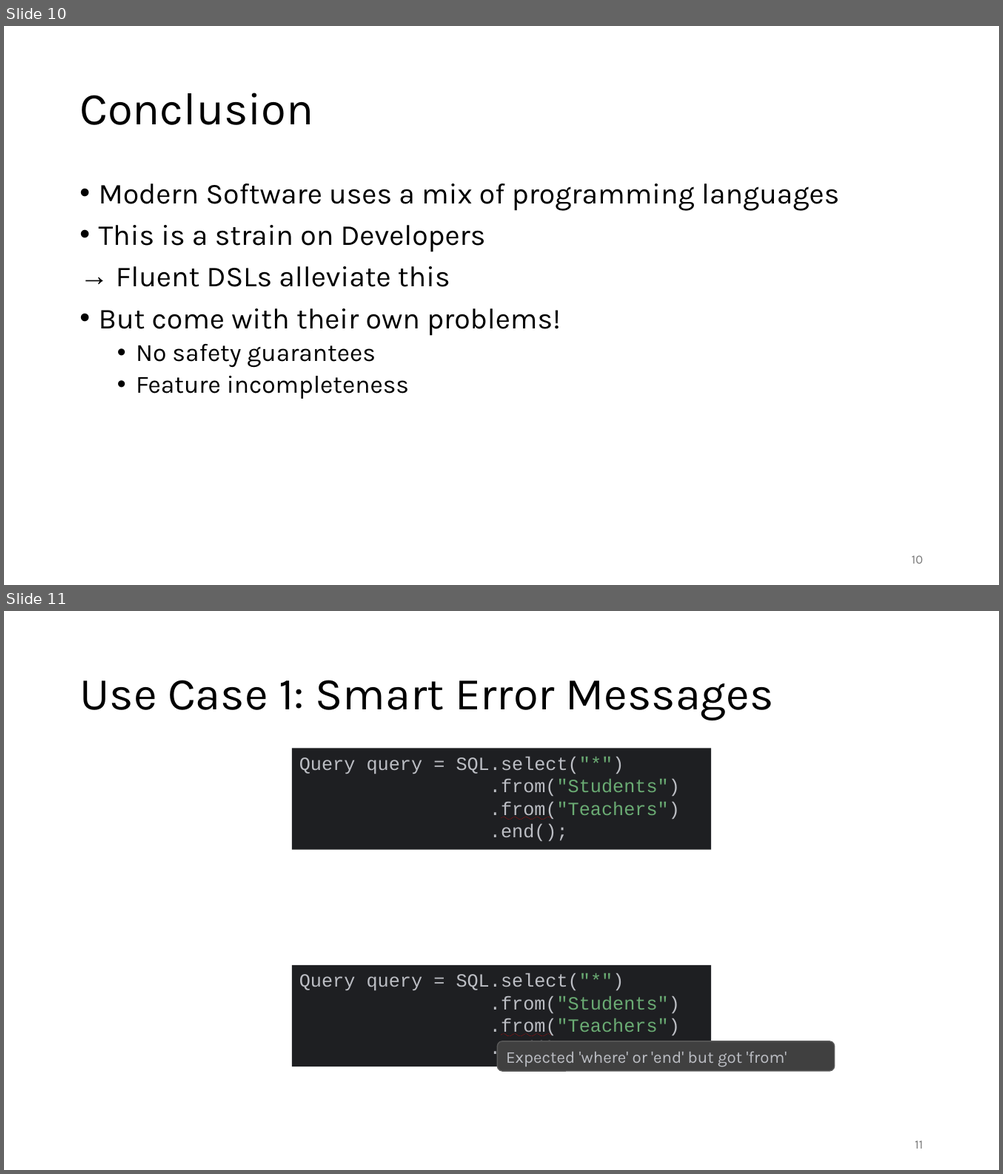
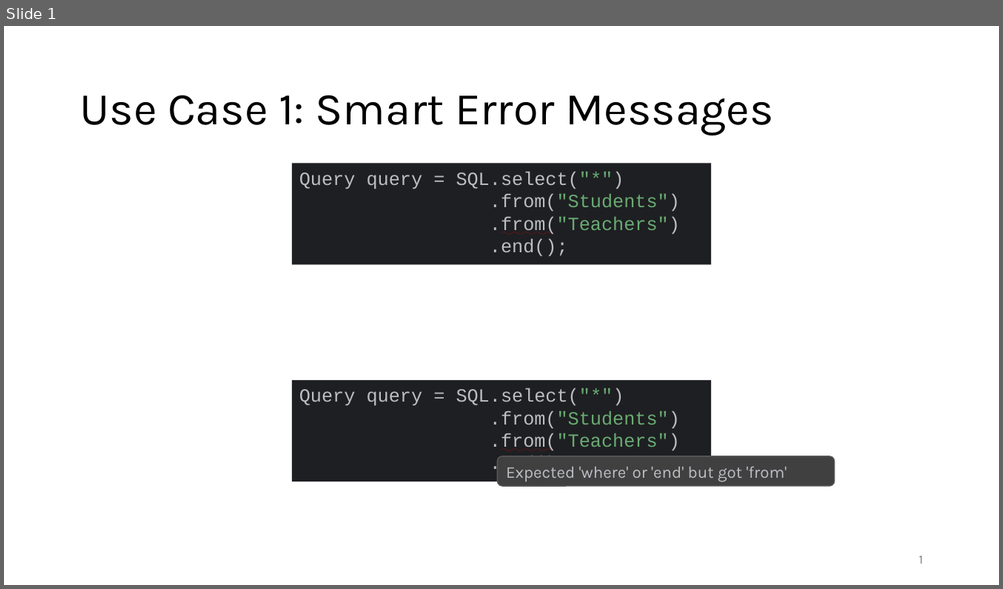
Before and after one commit to prg-titech/safe-fluent-dsls, a slide deck: concept/Research-Interest.pptx. Shown one above the other, each under a label of ours: slides 10 and 11 before the commit, slide 1 after it. The pictures are 1003x1174 and 1003x589 pixels, drawn with LibreOffice and Linux fonts; fonts in the diff are those of the drawing; background and template pictures are left out. Boxes give left, top, right and bottom in pixels: in the first picture for what was removed or moved away, otherwise in the second. Text is boxed around its words. In the diff, an @@ line names an element or a change of style, - is before the commit and + after.

```diff
--- a/concept/Research-Interest.pptx
+++ b/concept/Research-Interest.pptx
@@ slide 10 removed at bbox=[4, 26, 999, 585], background #FFFFFF @@
@@ title removed at bbox=[79, 93, 313, 125] @@
-Conclusion
@@ text removed at bbox=[99, 184, 839, 399] @@
-• Modern Software uses a mix of programming languages
-• This is a strain on Developers
-→ Fluent DSLs alleviate this
-• But come with their own problems!
-  • No safety guarantees
-  • Feature incompleteness
@@ page number removed at bbox=[911, 556, 922, 564] @@
-10
@@ what was slide 11 is now slide 1 @@
@@ page number at bbox=[919, 556, 923, 564]: text changed @@
-11
+1
```
Also in this commit, not shown: 3 slides added, 9 other slides removed, 1 other file.
